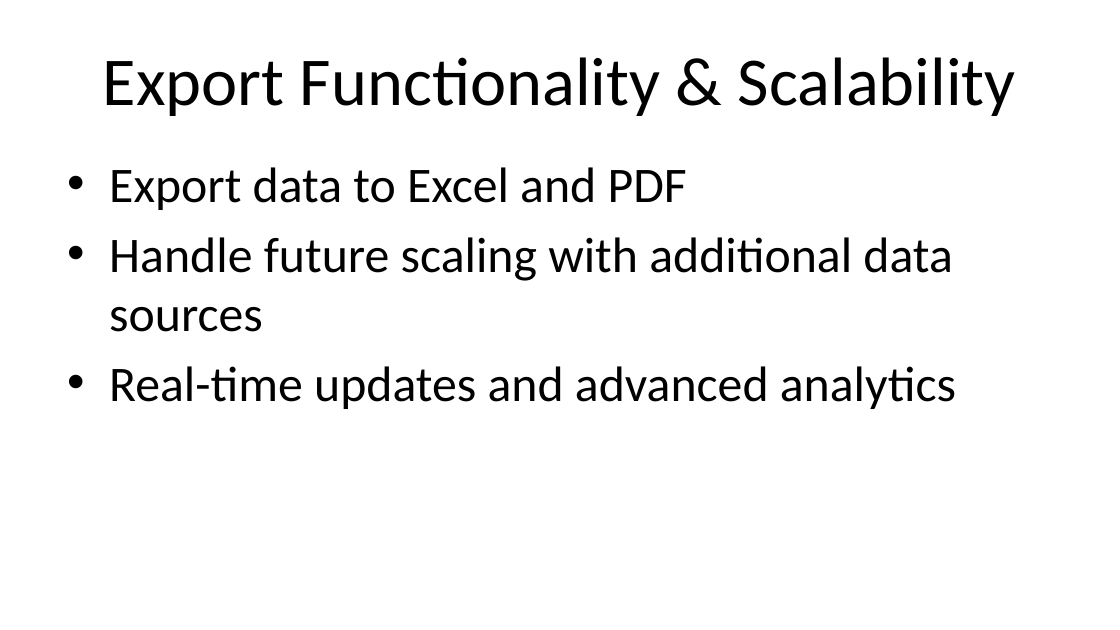
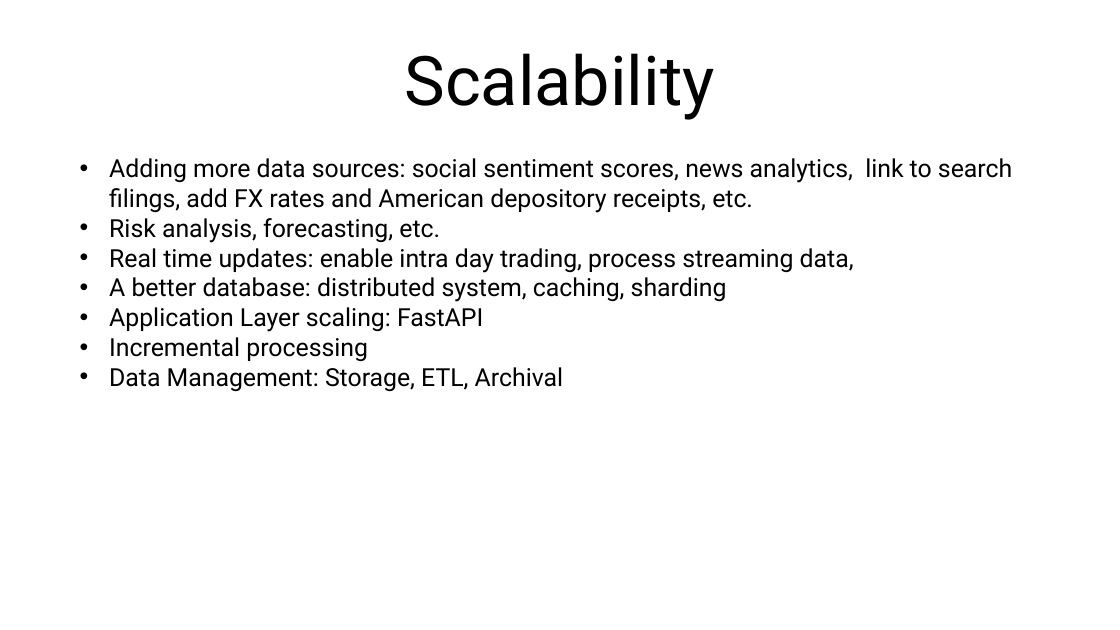
Before and after one commit to anuj-2001/us-stocks-viz, a slide deck: slide 6 of assignment.pptx (slide 7 before the commit). Drawn at 1120x630 pixels with LibreOffice and Linux fonts; fonts in the diff are those of the drawing. Boxes give left, top, right and bottom in pixels: in the first picture for what was removed or moved away, otherwise in the second. Text is boxed around its words. In the diff, an @@ line names an element or a change of style, - is before the commit and + after.

```diff
--- a/assignment.pptx
+++ b/assignment.pptx
@@ title at box(404, 53, 714, 120): text changed; font Calibri to Roboto @@
-Export Functionality & Scalability
+Scalability
@@ text at box(109, 158, 1012, 391): text changed; size 32 to 16 pt; font Calibri to Roboto @@
-• Export data to Excel and PDF
-• Handle future scaling with additional data sources
-• Real-time updates and advanced analytics
+• Adding more data sources: social sentiment scores, news analytics, link to search filings, add FX rates and American depository receipts, etc.
+• Risk analysis, forecasting, etc.
+• Real time updates: enable intra day trading, process streaming data,
+• A better database: distributed system, caching, sharding
+• Application Layer scaling: FastAPI
+• Incremental processing
+• Data Management: Storage, ETL, Archival
```
Also in this commit, not shown: 6 other slides changed, 1 slide removed, 2 other files.
